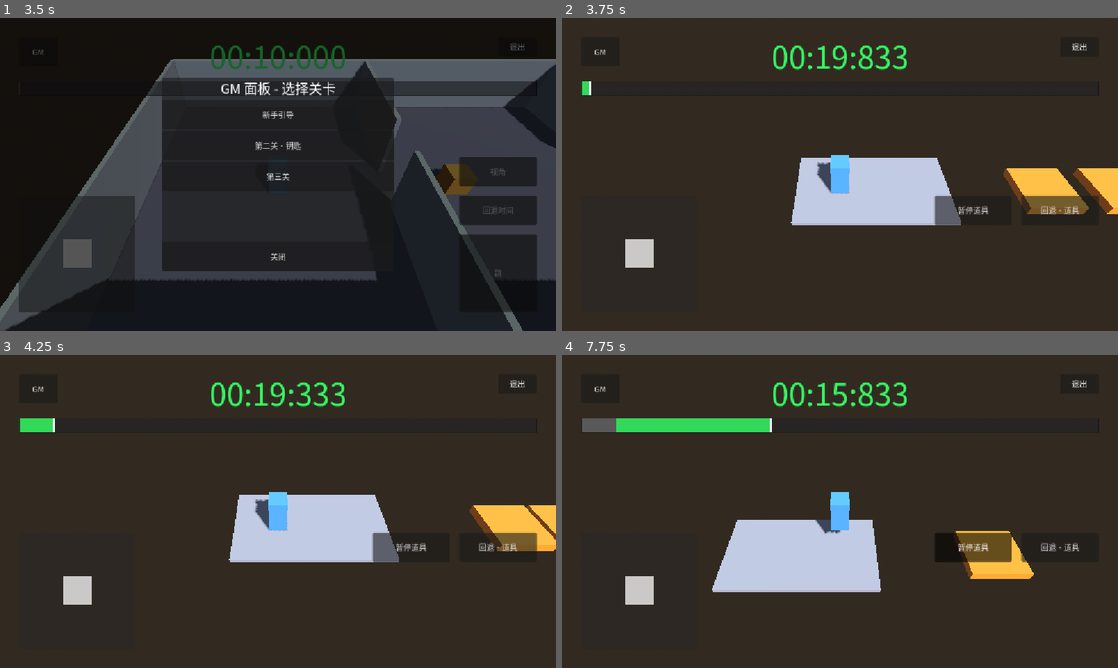
Above: before the commit, frames 1-4 (two rows, left to right).
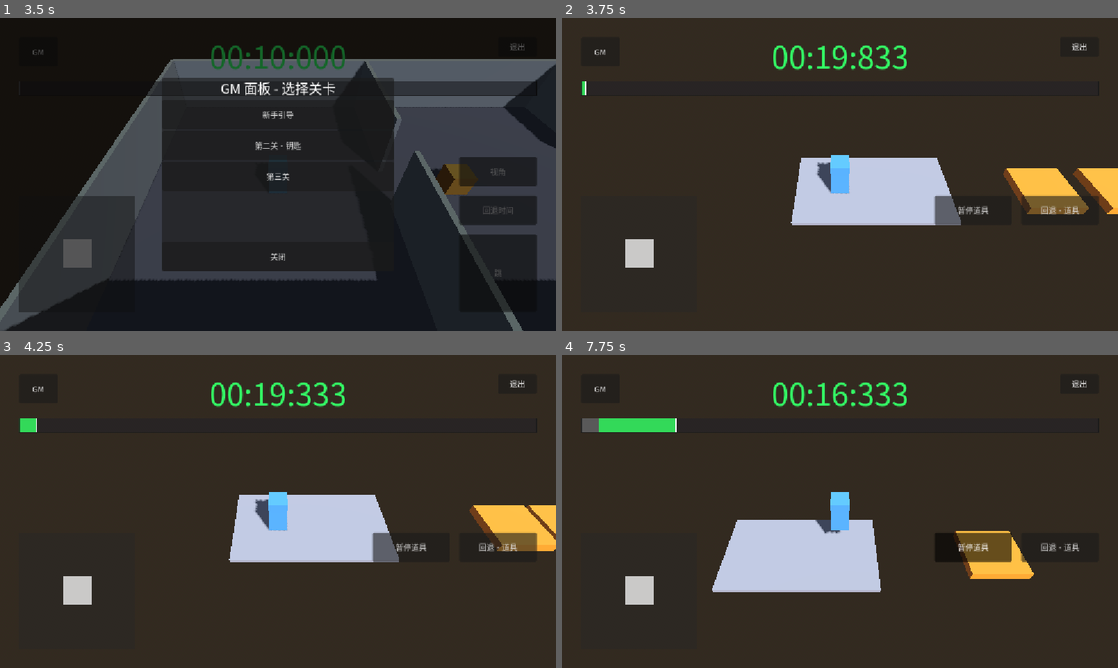
Above: after the commit, the same moments.

Repository: boomlulu/godot-jolt-time
Game: Godot game, scene res://world.tscn
Two runs of this game, one before a commit and one after it. Both use one fixed random seed, a clock stepped at 60 frames per second and the inputs below.
Inputs (mouse positions are in pixels of both pictures, inside the frame that each line leads up to):
- Up to frame 1 (3.5 s): click "跳" at 0.5 s; click "回退时间" at 1.25 s; click "视角" at 2 s; click "GM" at 2.75 s
- Up to frame 2 (3.75 s): click "第三关" at 3.5 s
- Up to frame 3 (4.25 s): no input
- Up to frame 4 (7.75 s): tap Enter at 4.25 s; drag from (639, 589) to (895, 442) at 4.27 s; drag from (840, 423) to (812, 574) at 5.02 s; click "回退·道具" at 5.75 s; click "暂停道具" at 6.5 s; move the mouse to (895, 442) at 7.27 s; hold D from 7.28 s (still down); hold Space from 7.28 s (still down)

Frame 1 is identical in both runs. In frame 2, less than 0.1% of the frame differs, in the area x 4-6%, y 20-25%; in frame 3, 0.1%; in frame 4, 1.1%, in the area x 6-57%, y 8-25%.

Commit message:
refactor(level_03): countdown driven by Timeline activity gate
- 删除独立 _countdown / TIMER_START，改用 ItemTimeline.current_time
- 新增 _is_input_active：actor 输入 / actor 物理 / 道具规律 / 道具物理
- _tick_item_timeline 用 get_game_state(_is_input_active())
- ItemTimeline.total_duration=20，game over 改判 current_time>=total

效果：
- 拖 TimelineBar 时 countdown 跟 drag 走，actor 不动不流逝
- 道具暂停 + actor 静止 → IDLE → countdown 冻结
- rewind 长按 → countdown 涨回去（和 world/level_02 一致）

Co-Authored-By: Claude Opus 4.7 (1M context) <noreply@anthropic.com>

Diff:
--- a/level_03.gd
+++ b/level_03.gd
@@ -9,7 +9,6 @@
 	{"name": "第三关", "scene": "res://level_03.tscn"},
 ]
 
-const TIMER_START := 20.0
 const FALL_DEATH_Y := -5.0
 
 @onready var _item_timeline: Timeline = $ItemTimeline
@@ -46,7 +45,6 @@
 var _rewind_held: bool = false
 var _item_paused: bool = false
 var _door_triggered: bool = false
-var _countdown: float = TIMER_START
 var _game_over: bool = false
 var _won: bool = false
 
@@ -134,9 +132,34 @@
 	if _actor.global_position.y < FALL_DEATH_Y:
 		_trigger_game_over("掉下深坑，游戏结束")
 
+func _is_input_active() -> bool:
+	# actor 输入
+	if _hud_joystick.value.length() > 0.0:
+		return true
+	if Input.is_key_pressed(KEY_W) or Input.is_key_pressed(KEY_S) or Input.is_key_pressed(KEY_A) or Input.is_key_pressed(KEY_D):
+		return true
+	if Input.is_key_pressed(KEY_SPACE):
+		return true
+	if _camera.has_method("is_dragging") and _camera.is_dragging():
+		return true
+	if _actor.has_method("has_pending_jump") and _actor.has_pending_jump():
+		return true
+	# actor 物理激活
+	if not _actor.is_on_floor():
+		return true
+	if Rewindable.has_motion(_actor):
+		return true
+	# 道具按规律移动（pause 未开启 → 道具按既定规律移动）
+	if not _item_paused:
+		return true
+	# 道具物理激活（兼容未来 RigidBody item 仍有残余速度的情况）
+	for item in _items:
+		if Rewindable.has_motion(item):
+			return true
+	return false
+
 func _tick_item_timeline(delta: float) -> void:
-	# ItemTimeline 永远 ADVANCING（除非 rewind / drag / locked / game over）
-	var state := _item_timeline.get_game_state(true)
+	var state := _item_timeline.get_game_state(_is_input_active())
 	match state:
 		Timeline.State.GAME_OVER, Timeline.State.DRAGGING, Timeline.State.LOCKED:
 			_item_timeline.disable_recording()
@@ -144,31 +167,27 @@
 			_item_timeline.disable_recording()
 			_item_timeline.step_backward(delta)
 		Timeline.State.ADVANCING:
-			if not _item_paused:
-				_item_timeline.advance(delta)
-			else:
-				_item_timeline.disable_recording()
+			_item_timeline.advance(delta)
 		Timeline.State.IDLE:
 			_item_timeline.disable_recording()
 
-func _process(delta: float) -> void:
+func _process(_delta: float) -> void:
 	if not _game_over and not _won:
-		_countdown -= delta
-		if _countdown <= 0.0:
-			_countdown = 0.0
+		_check_fall_off()
+		if _item_timeline.current_time >= _item_timeline.total_duration:
 			_trigger_game_over("时间到，游戏结束")
-		_check_fall_off()
 	_item_timeline.push_visuals()
 	_update_timer_label()
 	var locked := _item_timeline.is_locked()
 	_hud_tips.visible = locked and not _item_timeline.dragging
-	if locked or _countdown < 5.0:
+	var remaining := _item_timeline.total_duration - _item_timeline.current_time
+	if locked or remaining < 5.0:
 		_hud_timer.add_theme_color_override("font_color", Color(1, 0.3, 0.3, 1))
 	else:
 		_hud_timer.add_theme_color_override("font_color", Color(0.2, 1, 0.4, 1))
 
 func _update_timer_label() -> void:
-	var remaining := maxf(0.0, _countdown)
+	var remaining := maxf(0.0, _item_timeline.total_duration - _item_timeline.current_time)
 	var total_ms := int(remaining * 1000.0)
 	var m := total_ms / 60000
 	var s := (total_ms / 1000) % 60
--- a/level_03.tscn
+++ b/level_03.tscn
@@ -110,6 +110,7 @@
 
 [node name="ItemTimeline" type="Node" parent="."]
 script = ExtResource("9_tlcore")
+total_duration = 20.0
 
 [node name="WorldEnvironment" type="WorldEnvironment" parent="."]
 environment = SubResource("Environment_lv03")
